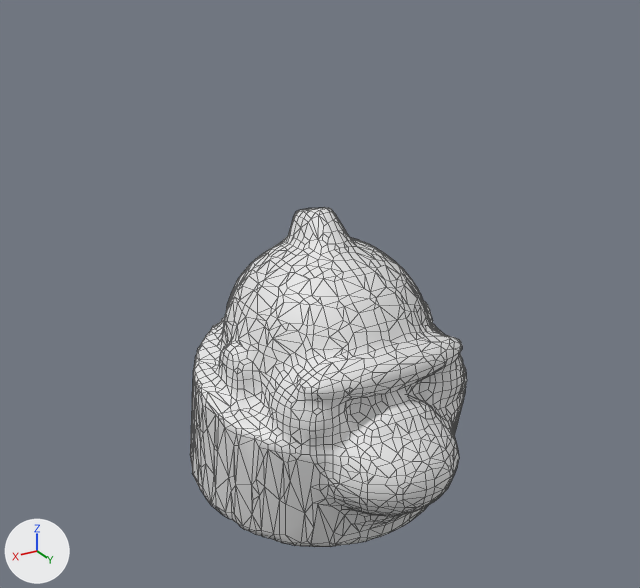
A saved change to the OBJ model assets/models/sasquatch_head.obj.
Both versions are drawn from a 50 mm camera at (1.002, 1.6, 0.996) aimed at (0.034, -0.013, 0.189). The lights are fixed; the arrows at lower left show +X, +Y and +Z. The picture after the commit comes second. Mesh edges are drawn as thin lines. Where no turn or scale is listed for an object, it has been applied to the vertices.

Before the edit, the objects in view are built like this:
```python
me_sasquatchhead = bpy.data.meshes.new('SasquatchHead')
me_sasquatchhead.from_pydata(...)  # 2251 vertices, 3141 faces; spans x -0.335..0.335, y -0.368..0.384, z -0.347..0.376
ob_sasquatchhead = bpy.data.objects.new('SasquatchHead', me_sasquatchhead)
ob_sasquatchhead.location = (0.0, 0.0, 0.0)
```
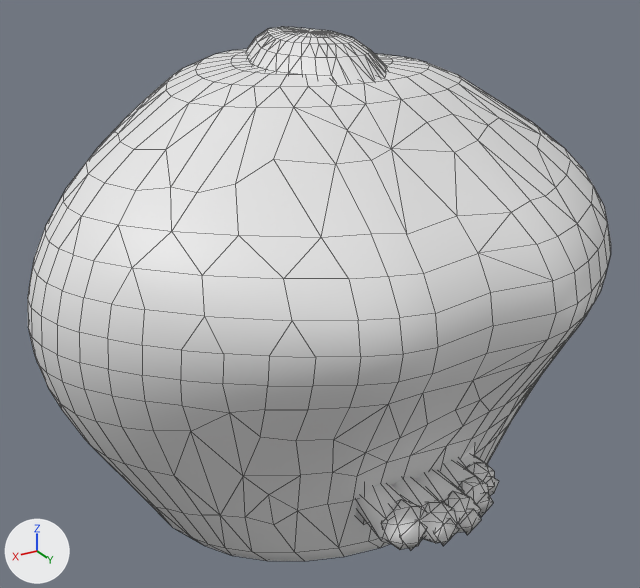
Location of each change, [x1, y1, x2, y2] in pixels of the pictures (640 x 588 px):
'SasquatchTorso', added: after [28, 49, 611, 561]
'SasquatchHead', reshaped: before [190, 207, 467, 547]; after [246, 27, 387, 81]
'SasquatchFoot', added: after [355, 446, 499, 550]

The change, as a diff of the scene's bpy script:
```diff
--- a/assets/models/sasquatch_head.obj.py
+++ b/assets/models/sasquatch_head.obj.py
@@ me_sasquatchhead @@
 # used by ob_sasquatchhead; location = (0.0, 0.0, 0.0)
-me_sasquatchhead.from_pydata(...)  # 2251 vertices, 3141 faces; spans x -0.335..0.335, y -0.368..0.384, z -0.347..0.376
+me_sasquatchhead.from_pydata(...)  # 1222 vertices, 1560 faces; spans x -0.215..0.215, y -0.414..0.379, z 0.0..0.76
+# me_sasquatchhead part 1: 2251 vertices removed from x -0.335..0.335, y -0.368..0.384, z -0.347..0.376; 1222 vertices added at x -0.215..0.215, y -0.414..0.379, z 0.0..0.76
@@ me_sasquatchtorso @@
+me_sasquatchtorso.from_pydata(...)  # 710 vertices, 901 faces; spans x -0.691..0.691, y -0.545..0.548, z -0.36..0.7
@@ me_sasquatchfoot @@
+me_sasquatchfoot.from_pydata(...)  # 337 vertices, 467 faces; spans x -0.184..0.184, y -0.367..0.507, z -0.236..0.12
@@ ob_sasquatchtorso @@
+ob_sasquatchtorso = bpy.data.objects.new('SasquatchTorso', me_sasquatchtorso)
+ob_sasquatchtorso.location = (0.0, 0.0, 0.0)
@@ ob_sasquatchfoot @@
+ob_sasquatchfoot = bpy.data.objects.new('SasquatchFoot', me_sasquatchfoot)
+ob_sasquatchfoot.location = (0.0, 0.0, 0.0)
```
